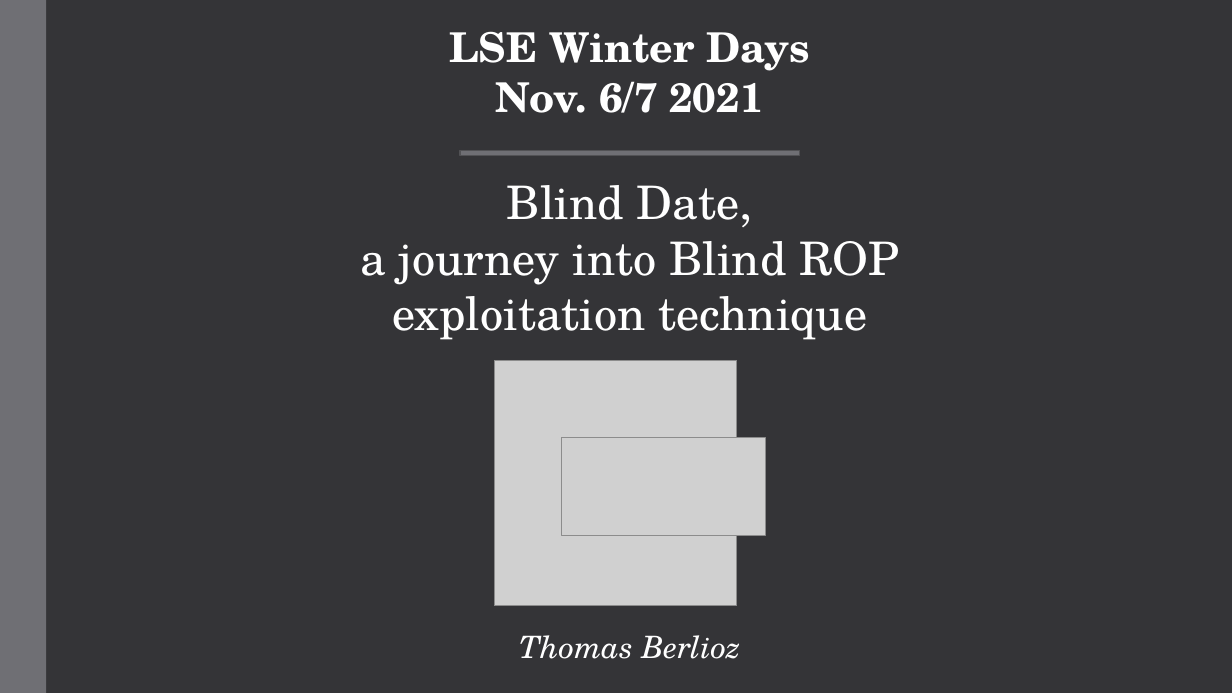
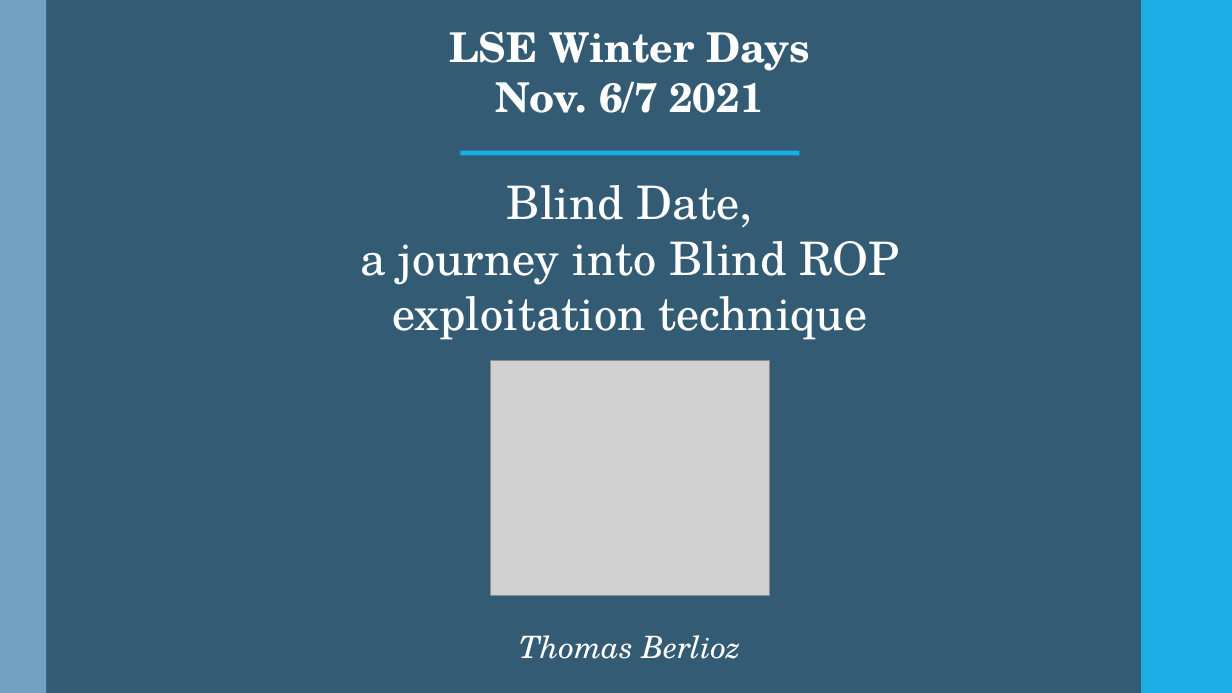
Before and after one commit to Ewael/LSE, a slide deck: slide 1 of Blind_Date/slides.pptx. Drawn at 1232x693 pixels with LibreOffice and Linux fonts; fonts in the diff are those of the drawing; grey boxes stand for pictures. Boxes give left, top, right and bottom in pixels: in the first picture for what was removed or moved away, otherwise in the second. Text is boxed around its words. In the diff, an @@ line names an element or a change of style, - is before the commit and + after.

```diff
--- a/Blind_Date/slides.pptx
+++ b/Blind_Date/slides.pptx
@@ background #353537 to #335B74 @@
@@ rectangle at (0,0,46,693): fill #6F6F74 to #70A1C0 @@
@@ rectangle added at (1141,0,1232,693), fill #1CADE4 @@
@@ rectangle at (460,151,800,155): fill #6F6F74 to #1CADE4; outline #525256 1.1 pt to #1580A9 1.1 pt @@
@@ picture: place and size @@
-picture at (494,360,737,606)
+picture at (491,360,769,595)
@@ picture removed at (562,438,766,536) @@
```
Also in this commit, not shown: 1 other slide changed, 6 slides added, 3 slides removed.
